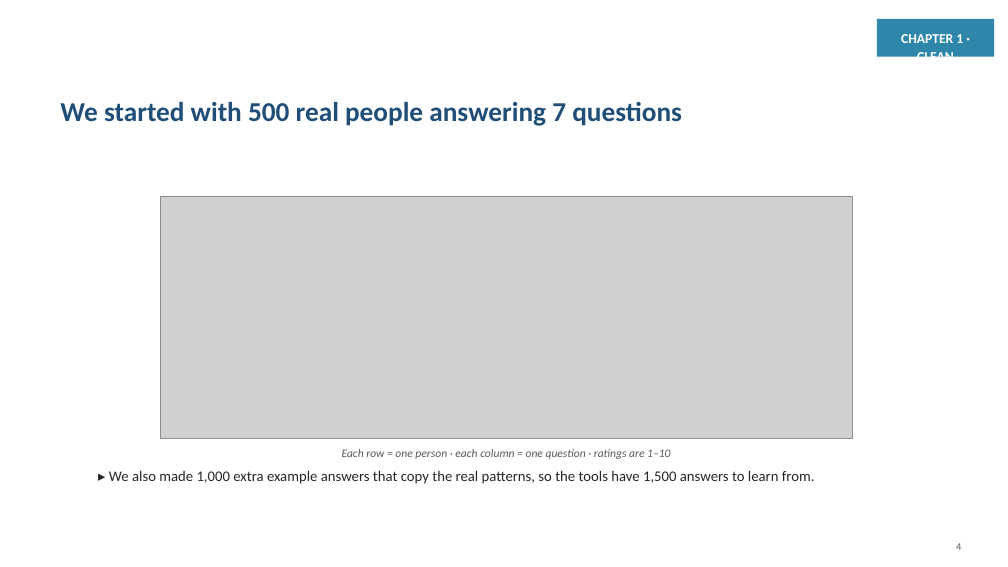
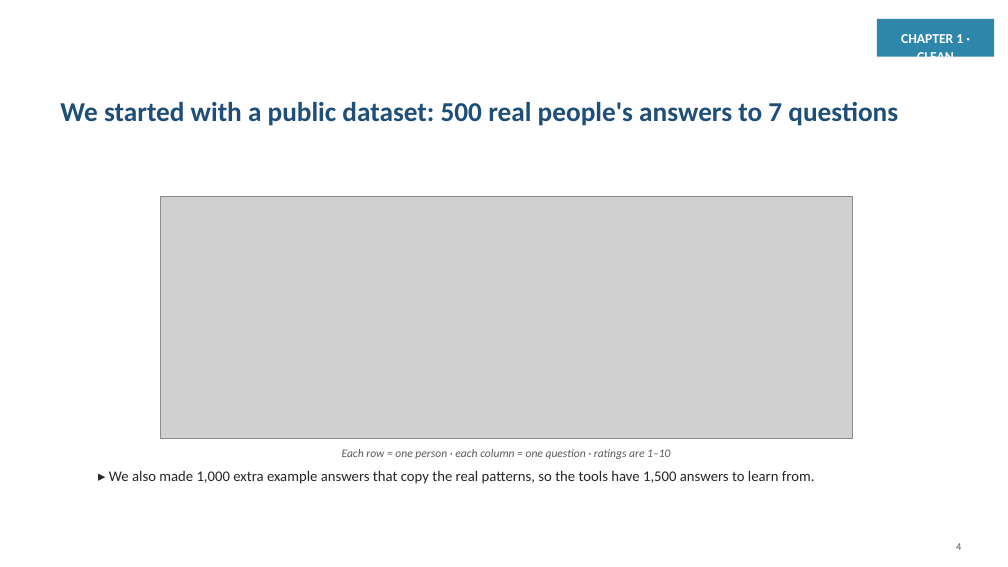
Before and after one commit to jaismine19/social-media-stress-analysis, a slide deck: slide 4 of presentation/Social_Media_Stress_Presentation.pptx. Drawn at 1008x567 pixels with LibreOffice and Linux fonts; fonts in the diff are those of the drawing; grey boxes stand for pictures. Boxes give left, top, right and bottom in pixels: in the first picture for what was removed or moved away, otherwise in the second. Text is boxed around its words. In the diff, an @@ line names an element or a change of style, - is before the commit and + after.

Commit message:
Correct the deck: we used a public dataset, not a survey

```diff
--- a/presentation/Social_Media_Stress_Presentation.pptx
+++ b/presentation/Social_Media_Stress_Presentation.pptx
@@ text at bbox=[60, 102, 898, 126]: text changed @@
-We started with 500 real people answering 7 questions
+We started with a public dataset: 500 real people's answers to 7 questions
```
Also in this commit, not shown: 1 other slide changed.
